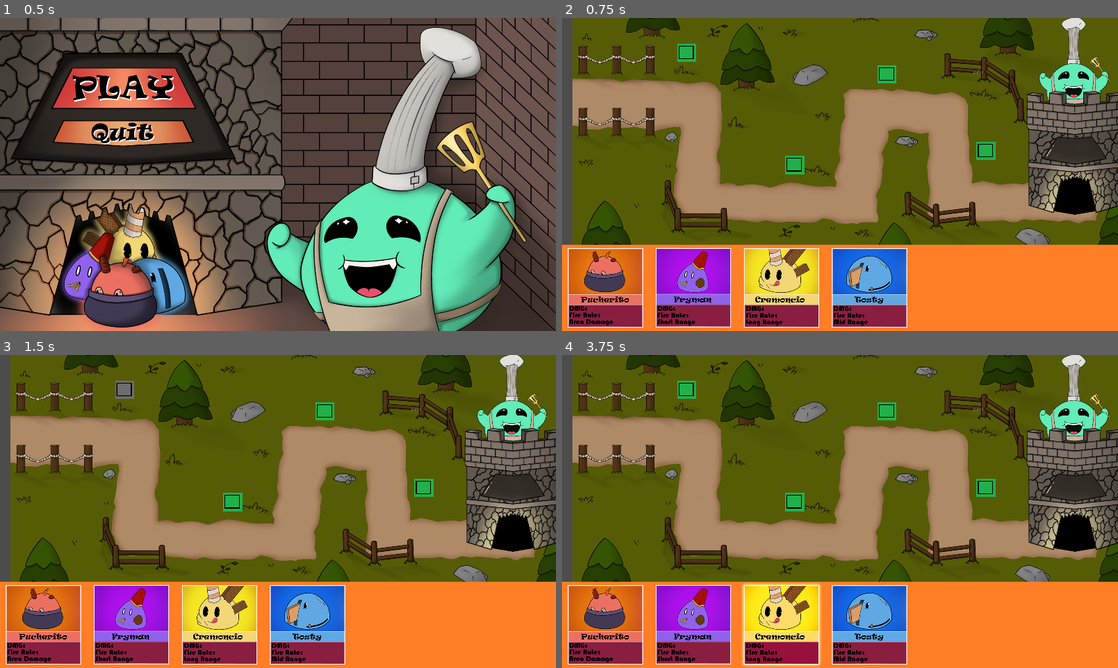
Above: before the commit, frames 1-4 (two rows, left to right).
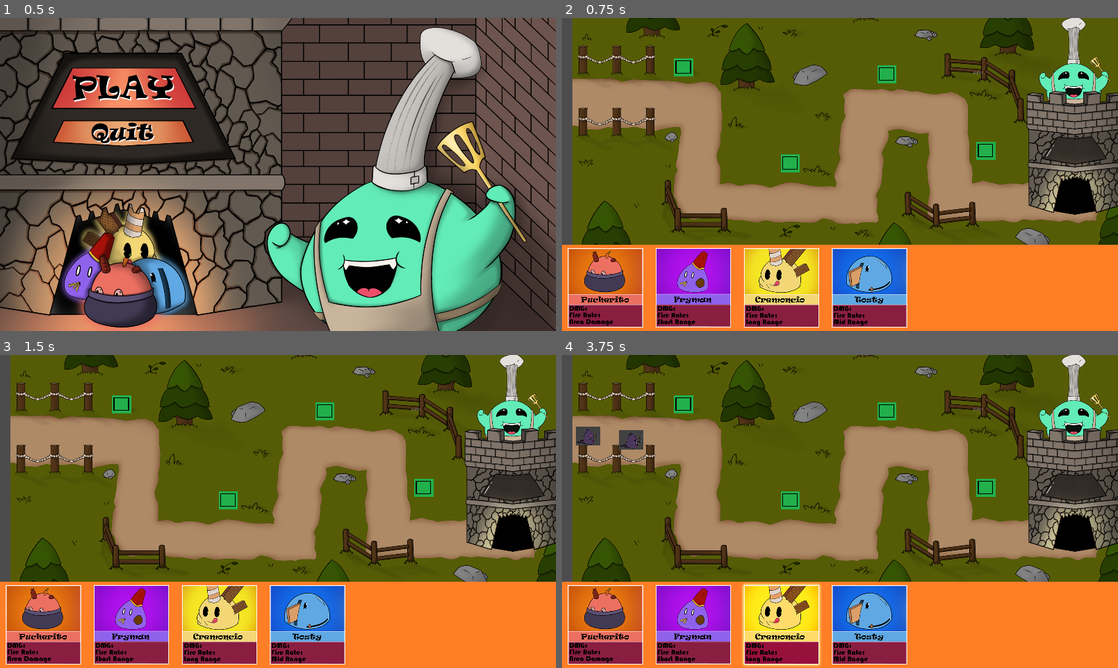
Above: after the commit, the same moments.

Repository: Ign4R/Ludum-dare-55
Game: Godot game, scene res://_main/scenes/Menus/MenuDeInicio.tscn
Same seed, same stepped clock (60 frames per second), same inputs: the game is played once before the commit and once after it.
Inputs (mouse positions are in pixels of both pictures, inside the frame that each line leads up to):
- Up to frame 1 (0.5 s): no input
- Up to frame 2 (0.75 s): click (684, 89) at 0.5 s
- Up to frame 3 (1.5 s): click (122, 389) at 1.27 s
- Up to frame 4 (3.75 s): click (606, 624) at 2 s; click (695, 624) at 2.75 s; click (778, 624) at 3.5 s

Frame 1 is identical in both runs. In frame 2, 0.5% of the frame differs, in the area x 20-44%, y 8-50%; in frame 3, 0.5%; in frame 4, 1.0%, in the area x 2-44%, y 8-50%.
Error before the commit: Invalid get index 'Null' (on base: 'Array'). (res://_main/Scripts_/SpawnPoint.gd:24)

Commit message:
enemies count waves

Diff:
--- a/_main/Scripts_/Button_Item_Invoker.gd
+++ b/_main/Scripts_/Button_Item_Invoker.gd
@@ -10,4 +10,4 @@
 	print("slime invoked")
 	if GameManager.slime_current!=null:
 	 GameManager.instantiate_slime(node.global_position)
-	 visible=false
+	 visible = false
--- a/_main/Scripts_/Enemies/Enemigo1.gd
+++ b/_main/Scripts_/Enemies/Enemigo1.gd
@@ -1,17 +1,20 @@
 extends Node2D
-
 var array_de_wayPoints = []
 var velocidadDeMovimiento = 100
 var contador = 0
+var can_attack
+
 
 func _enter_tree():
 		array_de_wayPoints = get_node("../..").get_child(1).get_children()
 		#print(array_de_wayPoints)
 
 func _process(delta):
+
 	var speed = velocidadDeMovimiento * delta
 	var direction = (moverse_al_waypoint() - self.global_position).normalized()
 	self.position += direction * speed
+
 	#print(moverse_al_waypoint())
 
 func moverse_al_waypoint():
@@ -21,14 +24,19 @@
 func _on_Area2D_body_entered(body):
 	print(body)
 
-	if(contador < array_de_wayPoints.size() - 1):
+	if(contador < array_de_wayPoints.size() - 1 and body.is_in_group("waypoints")):
 	   contador += 1
 
-	if body.layer==3:
-		print("ME PEGO EL ENEMIGO")
-		GameManager.enemy_kill()
+
+
 
 	if(body.name == "HitBoxHorno"):
-
 		GameManager.restar_vida()
 		queue_free()
+
+func take_damage(damage):
+	#restar vida
+	#si
+	#GameManager.enemy_kill()
+		#queue_free()
+	pass
--- a/_main/Scripts_/EntityArea.gd
+++ b/_main/Scripts_/EntityArea.gd
@@ -1,10 +1,20 @@
 extends SlimeBase
 
 #VARIABLES MODIFICABLES
+func _physics_process(delta):
+		pass
+	#if(tipo_de_ataque):
+		#body.takeDamage(damage)
 
 func _ready():
 	pass
 func attack(body):
-	print("ejecutando habilidad de tipo MELEE")
+	print("ejecutando habilidad de tipo Melee")
+	var enemy = body.get_node()
+	#canAttack =true
+
+func tipo_de_ataque():
+
+	pass
 	#HACER LA LOGICA DEL ATAQUE
 	#LLAMAR AL SONIDO Y ANIMACION
--- a/_main/Scripts_/EntityBase.gd
+++ b/_main/Scripts_/EntityBase.gd
@@ -7,4 +7,6 @@
 	print("ejecutar ataque de slime")
 
 func _on_Area2D_body_entered(body):
-	print(body)
+	if body.is_in_group("enemy"):
+		print("iniciar ataque")
+		#iniciar ataque
--- a/_main/Scripts_/GameManager.gd
+++ b/_main/Scripts_/GameManager.gd
@@ -1,15 +1,17 @@
 extends Node2D
 class_name Global
 
-var kill_count
+onready var kill_count=0
 var enemies_max_round
 var slime_current
 var life = 3
 var life_text
-var wave_count
+onready var wave_count = 0
+onready var timer = $SpawnPoint/Timer
 
 func _ready():
 	life_text = $"../RichTextLabel"
+
 	pass
 
 func _process(delta):
@@ -34,9 +36,12 @@
 func enemy_kill():
 	kill_count+=1
 	if(kill_count >= enemies_max_round and wave_count < 3):
+		print("CAMBIO DE RONDA")
+		print(timer)
 		enemies_max_round = 0
 		kill_count=0
 		wave_count+=1
+		timer.start()
 
 func game_over():
 	if(life <= 0):
--- a/_main/Scripts_/SpawnPoint.gd
+++ b/_main/Scripts_/SpawnPoint.gd
@@ -1,32 +1,31 @@
 extends Position2D
 
 onready var enemy1 = preload("res://_main/scenes/Enemies/Enemigo1.tscn")
+onready var all_waves = [4, 10, 15]
 
-onready var wave1 = [enemy1, enemy1, enemy1]
-onready var wave2 = [enemy1, enemy1, enemy1, enemy1]
-onready var wave3 = [enemy1, enemy1, enemy1, enemy1, enemy1]
-onready var all_waves = [wave1, wave2, wave3]
-onready var oleadaActual = 0 #Se aumenta cuando se gana la oleada, aparece la pantalla de ganar y se toca el boton de siguiente oleada
-onready var num_enemy = 0
+var oleadaActual = 0
+var num_enemy = 0
 
 func _ready():
-	$Timer.start() #Cuando hay nueva oleada hay que darle start de nuevo
-	pass
-
-func _process(delta):
-	#spawn_enemies()
+	$Timer.start()
+	GameManager.timer= $Timer
 	pass
 
 func spawn_enemies():
-	num_enemy += 1
-	GameManager.enemies_max_round = num_enemy
 	oleadaActual = GameManager.wave_count
-	var enemy_instance = all_waves[oleadaActual][num_enemy].instance()
-	add_child(enemy_instance)
+	if oleadaActual < all_waves.size():
+		var wave_current = all_waves[oleadaActual]
+		if num_enemy < wave_current:
+			num_enemy += 1
+			var enemy_instance = enemy1.instance()
+			add_child(enemy_instance)
+			GameManager.enemies_max_round= num_enemy
+
+		else:
+			num_enemy=0
+			print("timer stop")
+			$Timer.stop()
+
 
 func _on_Timer_timeout():
-	if(num_enemy< all_waves[oleadaActual].size()):
-		spawn_enemies()
-	else:
-		$Timer.stop()
-		num_enemy = 0
+	spawn_enemies()
--- a/_main/scenes/Enemies/Enemigo1.tscn
+++ b/_main/scenes/Enemies/Enemigo1.tscn
@@ -19,3 +19,4 @@
 shape = SubResource( 1 )
 
 [connection signal="body_entered" from="Area2D" to="." method="_on_Area2D_body_entered"]
+[connection signal="body_exited" from="Area2D" to="." method="_on_Area2D_body_exited"]
--- a/_main/scenes/Enemies/Enemigo2.gd
+++ /dev/null
@@ -1,8 +0,0 @@
-extends Node2D
-
-func _ready():
-	pass
-
-func _enter_tree():
-		var hola = get_node("../..").get_child(1).get_children()
-		#print(hola)
--- a/_main/scenes/Enemies/Enemigo2.tscn
+++ /dev/null
@@ -1,22 +0,0 @@
-[gd_scene load_steps=4 format=2]
-
-[ext_resource path="res://_main/sprites/Enemies/Enemigo2TEST.png" type="Texture" id=1]
-[ext_resource path="res://_main/scenes/Enemies/Enemigo2.gd" type="Script" id=2]
-
-[sub_resource type="CircleShape2D" id=1]
-radius = 316.75
-
-[node name="Enemigo2" type="Node2D"]
-script = ExtResource( 2 )
-
-[node name="Enemigo2test" type="Sprite" parent="."]
-position = Vector2( 7.03125, -6.99998 )
-scale = Vector2( 0.0819849, 0.148594 )
-texture = ExtResource( 1 )
-
-[node name="Area2D" type="Area2D" parent="."]
-
-[node name="CollisionShape2D" type="CollisionShape2D" parent="Area2D"]
-position = Vector2( 7.03125, -6.99998 )
-scale = Vector2( 0.0819849, 0.148594 )
-shape = SubResource( 1 )
--- a/_main/scenes/EscenaPrincipal.tscn
+++ b/_main/scenes/EscenaPrincipal.tscn
@@ -14,7 +14,7 @@
 [sub_resource type="RectangleShape2D" id=2]
 extents = Vector2( 116.769, 104.585 )
 
-[node name="Node" type="Node"]
+[node name="Node" type="Node" groups=["waypoints"]]
 
 [node name="Background" type="Sprite" parent="."]
 position = Vector2( 999, 472 )
@@ -22,7 +22,8 @@
 texture = ExtResource( 5 )
 
 [node name="SpawnPoint" type="Position2D" parent="Background"]
-position = Vector2( -908.776, -189.729 )
+position = Vector2( -925.71, -196.825 )
+scale = Vector2( 1, 0.999998 )
 script = ExtResource( 1 )
 
 [node name="Timer" type="Timer" parent="Background/SpawnPoint"]
@@ -30,8 +31,8 @@
 
 [node name="WayPoints" type="Node2D" parent="Background"]
 
-[node name="WayPoint1" type="KinematicBody2D" parent="Background/WayPoints"]
-position = Vector2( -532.938, -175.338 )
+[node name="WayPoint1" type="KinematicBody2D" parent="Background/WayPoints" groups=["waypoints"]]
+position = Vector2( -521.98, -160.135 )
 
 [node name="CollisionShape2D" type="CollisionShape2D" parent="Background/WayPoints/WayPoint1"]
 shape = SubResource( 1 )
@@ -39,7 +40,7 @@
 "_edit_lock_": true
 }
 
-[node name="WayPoint2" type="KinematicBody2D" parent="Background/WayPoints"]
+[node name="WayPoint2" type="KinematicBody2D" parent="Background/WayPoints" groups=["waypoints"]]
 position = Vector2( -529.949, 127.703 )
 
 [node name="CollisionShape2D" type="CollisionShape2D" parent="Background/WayPoints/WayPoint2"]
@@ -48,7 +49,7 @@
 "_edit_lock_": true
 }
 
-[node name="WayPoint3" type="KinematicBody2D" parent="Background/WayPoints"]
+[node name="WayPoint3" type="KinematicBody2D" parent="Background/WayPoints" groups=["waypoints"]]
 position = Vector2( 36.5699, 185.271 )
 
 [node name="CollisionShape2D" type="CollisionShape2D" parent="Background/WayPoints/WayPoint3"]
@@ -57,7 +58,7 @@
 "_edit_lock_": true
 }
 
-[node name="WayPoint4" type="KinematicBody2D" parent="Background/WayPoints"]
+[node name="WayPoint4" type="KinematicBody2D" parent="Background/WayPoints" groups=["waypoints"]]
 position = Vector2( 48.5237, -169.459 )
 
 [node name="CollisionShape2D" type="CollisionShape2D" parent="Background/WayPoints/WayPoint4"]
@@ -66,7 +67,7 @@
 "_edit_lock_": true
 }
 
-[node name="WayPoint5" type="KinematicBody2D" parent="Background/WayPoints"]
+[node name="WayPoint5" type="KinematicBody2D" parent="Background/WayPoints" groups=["waypoints"]]
 position = Vector2( 349.361, -163.378 )
 
 [node name="CollisionShape2D" type="CollisionShape2D" parent="Background/WayPoints/WayPoint5"]
@@ -75,7 +76,7 @@
 "_edit_lock_": true
 }
 
-[node name="WayPoint6" type="KinematicBody2D" parent="Background/WayPoints"]
+[node name="WayPoint6" type="KinematicBody2D" parent="Background/WayPoints" groups=["waypoints"]]
 position = Vector2( 386.218, 188.311 )
 
 [node name="CollisionShape2D" type="CollisionShape2D" parent="Background/WayPoints/WayPoint6"]
@@ -84,7 +85,7 @@
 "_edit_lock_": true
 }
 
-[node name="WayPoint7" type="KinematicBody2D" parent="Background/WayPoints"]
+[node name="WayPoint7" type="KinematicBody2D" parent="Background/WayPoints" groups=["waypoints"]]
 position = Vector2( 799.62, 215.676 )
 
 [node name="CollisionShape2D" type="CollisionShape2D" parent="Background/WayPoints/WayPoint7"]
@@ -93,7 +94,7 @@
 "_edit_lock_": true
 }
 
-[node name="WayPoint8" type="KinematicBody2D" parent="Background/WayPoints"]
+[node name="WayPoint8" type="KinematicBody2D" parent="Background/WayPoints" groups=["waypoints"]]
 position = Vector2( 785.674, -90.4046 )
 
 [node name="CollisionShape2D" type="CollisionShape2D" parent="Background/WayPoints/WayPoint8"]
@@ -103,13 +104,13 @@
 }
 
 [node name="Place1" parent="Background" instance=ExtResource( 3 )]
-position = Vector2( -567.803, -357.77 )
+position = Vector2( -577.764, -307.094 )
 scale = Vector2( 0.655549, 0.646241 )
 z_as_relative = false
 
 [node name="Place2" parent="Background" instance=ExtResource( 3 )]
 process_priority = 2
-position = Vector2( -196.529, 34.2575 )
+position = Vector2( -211.183, 28.3783 )
 scale = Vector2( 0.655549, 0.646241 )
 z_as_relative = false
 
@@ -124,6 +125,11 @@
 scale = Vector2( 0.655549, 0.646241 )
 z_as_relative = false
 
+[node name="Game_Manager_Node2D" type="Node2D" parent="Background"]
+position = Vector2( -1012.08, -485.472 )
+scale = Vector2( 0.996145, 1.01351 )
+script = ExtResource( 4 )
+
 [node name="MenuSlimes" parent="." instance=ExtResource( 2 )]
 layer = 0
 offset = Vector2( 0, 2 )
@@ -132,9 +138,6 @@
 "_editor_description_": "
 "
 }
-
-[node name="Game_Manager_Node2D" type="Node2D" parent="."]
-script = ExtResource( 4 )
 
 [node name="KingSlime" type="Sprite" parent="."]
 position = Vector2( 1768, 138 )
--- a/_main/scenes/SlimeArea.tscn
+++ b/_main/scenes/SlimeArea.tscn
@@ -1,27 +1,33 @@
-[gd_scene load_steps=4 format=2]
+[gd_scene load_steps=5 format=2]
 
 [ext_resource path="res://_main/Scripts_/EntityArea.gd" type="Script" id=1]
 [ext_resource path="res://_main/sprites/Slimes/Pot-slime.png" type="Texture" id=2]
 
 [sub_resource type="CircleShape2D" id=1]
-radius = 2120.02
+radius = 859.069
 
-[node name="SlimeArea" type="Node2D"]
+[sub_resource type="CircleShape2D" id=2]
+radius = 925.743
+
+[node name="SlimeArea" type="Node2D" groups=["slime"]]
 scale = Vector2( 0.1, 0.1 )
 script = ExtResource( 1 )
 
 [node name="Area2D" type="Area2D" parent="."]
-collision_layer = 4
-collision_mask = 4
 
-[node name="CollisionShape2D" type="CollisionShape2D" parent="Area2D" groups=["slimes"]]
-position = Vector2( 30, 1280 )
+[node name="CollisionShape2D" type="CollisionShape2D" parent="Area2D"]
+position = Vector2( -10, 930 )
 shape = SubResource( 1 )
+
+[node name="SlimeArea" type="KinematicBody2D" parent="." groups=["slime"]]
+
+[node name="Body" type="CollisionShape2D" parent="SlimeArea" groups=["slime"]]
+position = Vector2( 10, 960 )
+scale = Vector2( 1, 1 )
+shape = SubResource( 2 )
 
 [node name="Sprite" type="Sprite" parent="."]
 light_mask = 16
 scale = Vector2( 2, 2 )
 z_index = 3
 texture = ExtResource( 2 )
-
-[connection signal="mouse_exited" from="Area2D" to="." method="_on_Area2D_mouse_exited"]
--- a/_main/scenes/SlimeAreaSuper.tscn
+++ b/_main/scenes/SlimeAreaSuper.tscn
@@ -6,7 +6,7 @@
 [sub_resource type="CircleShape2D" id=1]
 radius = 2120.02
 
-[node name="SlimeArea" type="Node2D"]
+[node name="SlimeAreaSuper" type="Node2D" groups=["slime"]]
 scale = Vector2( 0.1, 0.1 )
 script = ExtResource( 1 )
 
@@ -14,7 +14,7 @@
 collision_layer = 4
 collision_mask = 4
 
-[node name="CollisionShape2D" type="CollisionShape2D" parent="Area2D" groups=["slimes"]]
+[node name="CollisionShape2D" type="CollisionShape2D" parent="Area2D"]
 position = Vector2( 30, 1280 )
 shape = SubResource( 1 )
 
--- a/_main/scenes/SlimeRange.tscn
+++ b/_main/scenes/SlimeRange.tscn
@@ -6,7 +6,7 @@
 [sub_resource type="CircleShape2D" id=1]
 radius = 3390.13
 
-[node name="SlimeRange" type="Node2D"]
+[node name="SlimeRange" type="Node2D" groups=["slime"]]
 scale = Vector2( 0.1, 0.1 )
 script = ExtResource( 2 )
 
--- a/_main/scenes/SlimeRangeSuper.tscn
+++ b/_main/scenes/SlimeRangeSuper.tscn
@@ -5,7 +5,7 @@
 [sub_resource type="CircleShape2D" id=1]
 radius = 3390.13
 
-[node name="SlimeRange" type="Node2D"]
+[node name="SlimeRange" type="Node2D" groups=["slime"]]
 scale = Vector2( 0.1, 0.1 )
 
 [node name="Area2D" type="Area2D" parent="."]
